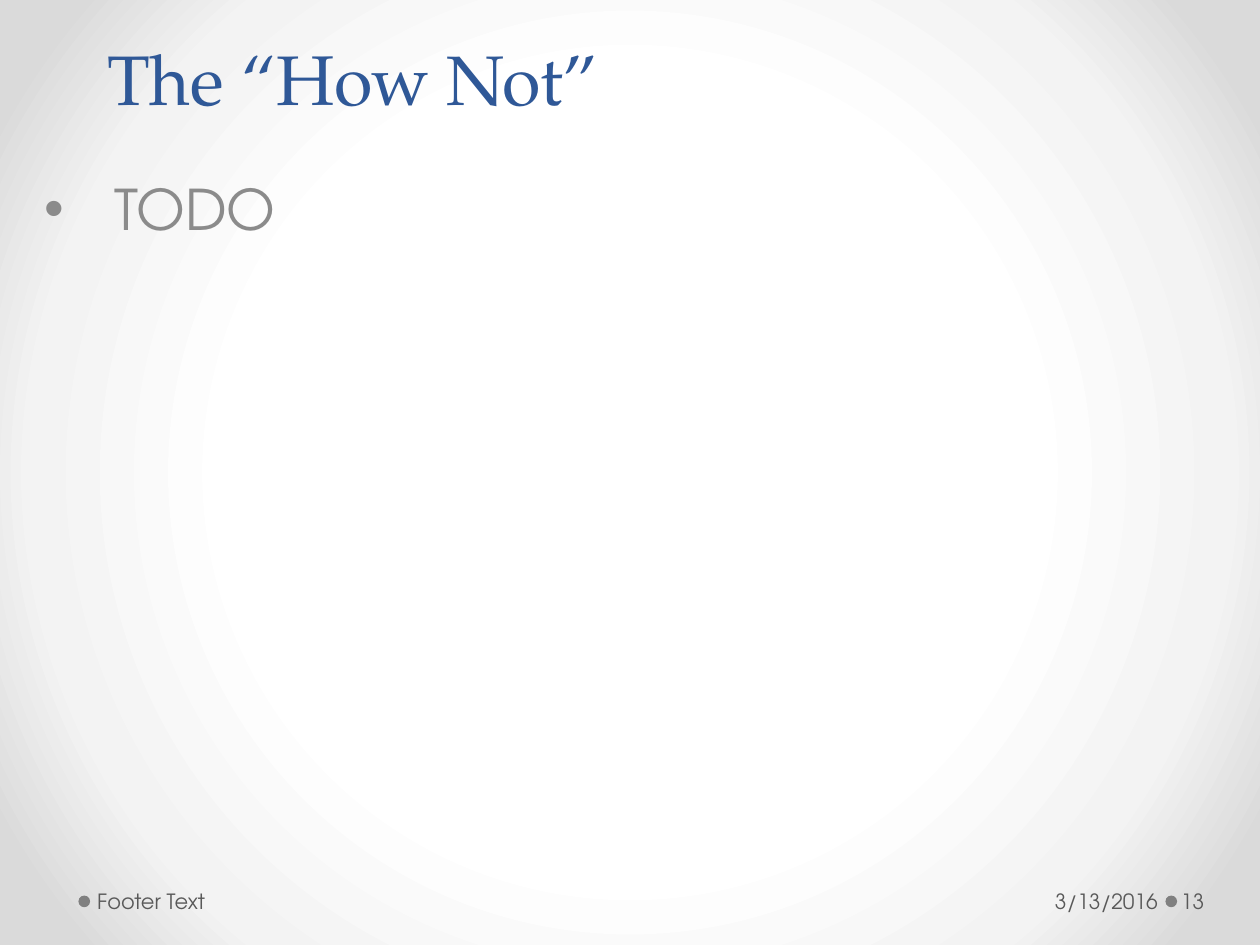
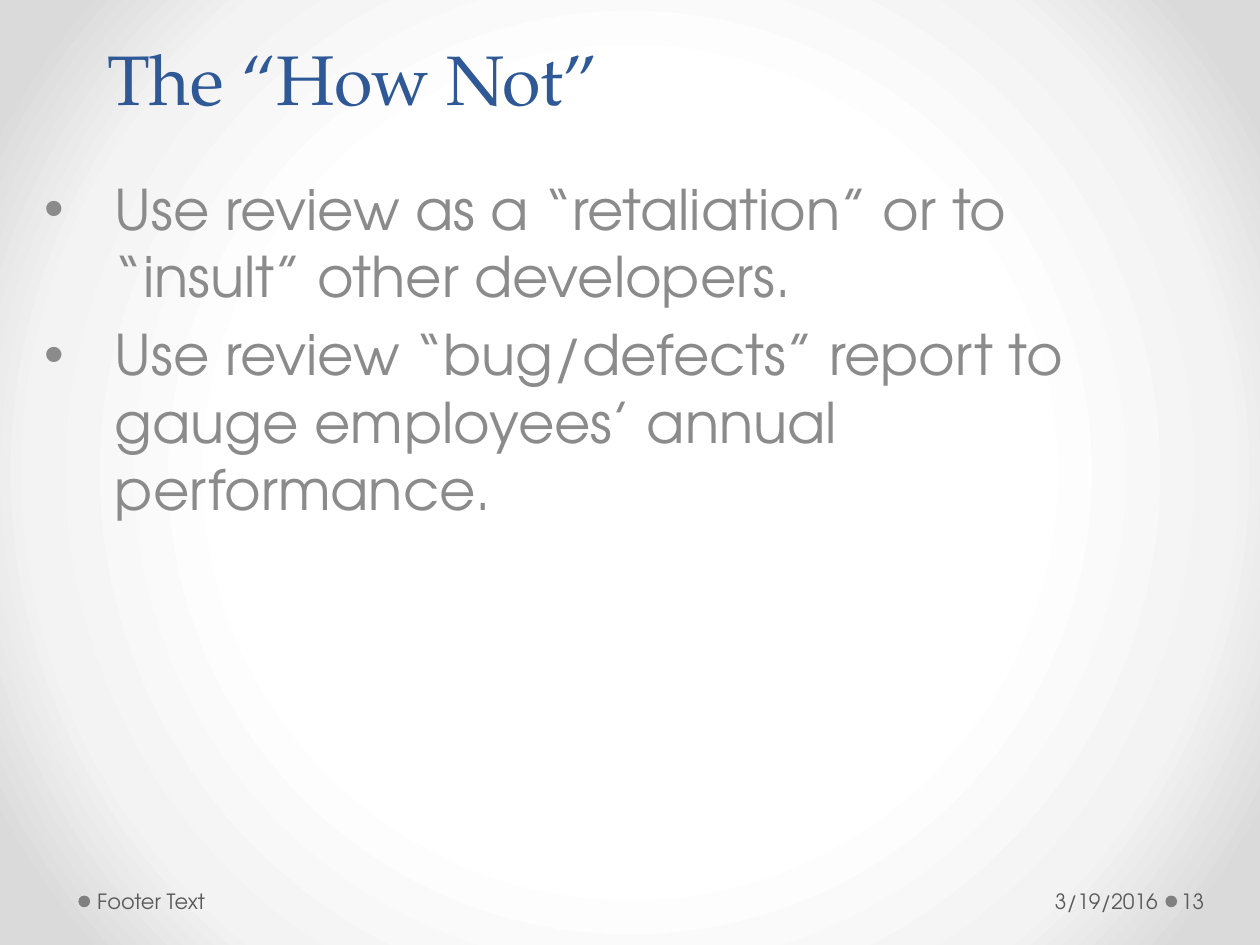
Before and after one commit to h-t-tran/brown, a slide deck: slide 13 of codereview/tech-presentation-effective-codereview.pptx. Drawn at 1260x945 pixels with LibreOffice and Linux fonts; fonts in the diff are those of the drawing. Boxes give left, top, right and bottom in pixels: in the first picture for what was removed or moved away, otherwise in the second. Text is boxed around its words. In the diff, an @@ line names an element or a change of style, - is before the commit and + after.

Commit message:
add code review code

```diff
--- a/codereview/tech-presentation-effective-codereview.pptx
+++ b/codereview/tech-presentation-effective-codereview.pptx
@@ subtitle at bbox=[115, 188, 1063, 521]: text changed @@
-• TODO
+• Use review as a “retaliation” or to “insult” other developers.
+• Use review “bug/defects” report to gauge employees’ annual performance.
@@ text at bbox=[1055, 893, 1158, 912]: text changed @@
-3/13/2016
+3/19/2016
```
Also in this commit, not shown: 22 other slides changed, 2 slides added, 7 other files.
